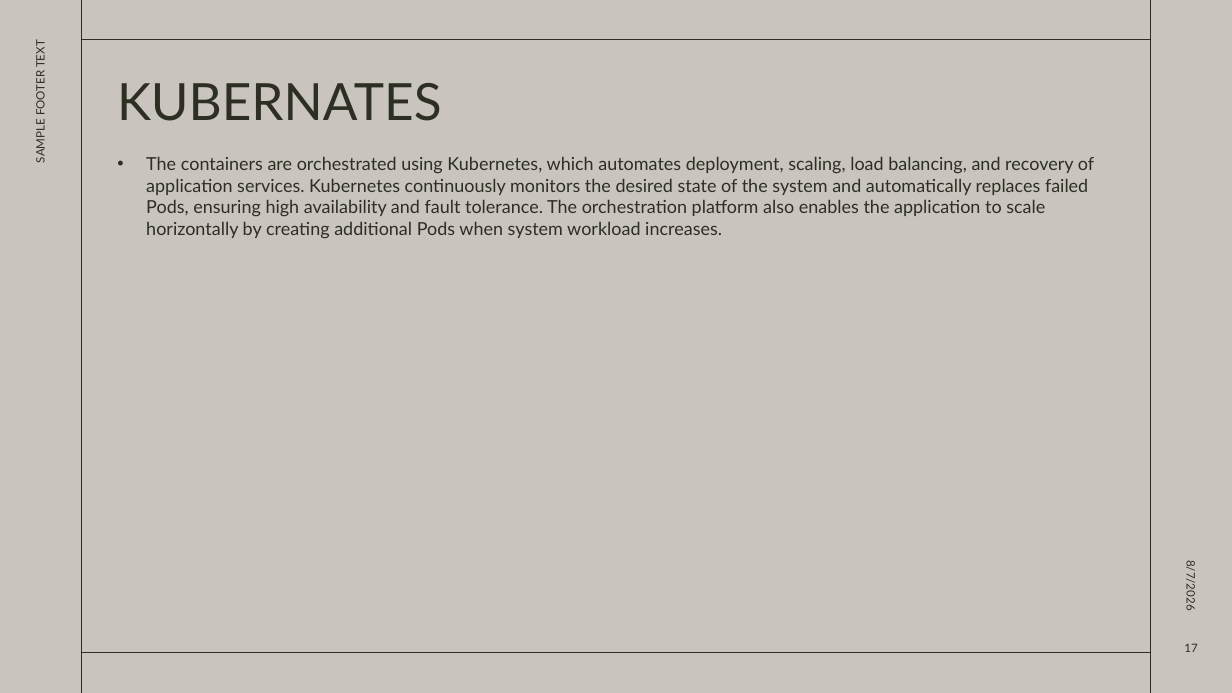
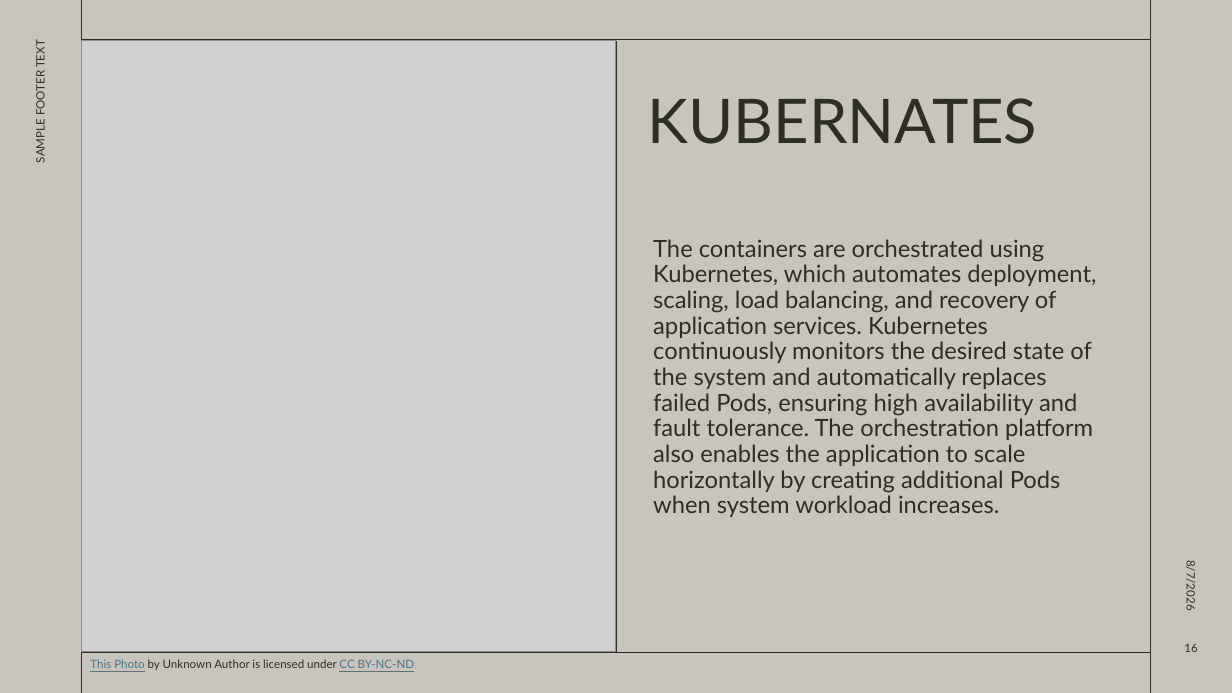
Before and after one commit to cucucumber789-svg/EGT307_T2_Bacon, a slide deck: slide 16 of EGT307 PRESENTATION.pptx (slide 17 before the commit). Drawn at 1232x693 pixels with LibreOffice and Linux fonts; fonts in the diff are those of the drawing; grey boxes stand for pictures. Boxes give left, top, right and bottom in pixels: in the first picture for what was removed or moved away, otherwise in the second. Text is boxed around its words. In the diff, an @@ line names an element or a change of style, - is before the commit and + after.

```diff
--- a/EGT307 PRESENTATION.pptx
+++ b/EGT307 PRESENTATION.pptx
@@ picture added at (81, 41, 616, 653) @@
@@ line added from (616, 41) to (616, 653), #2C2F21 0.5 pt @@
@@ title "KUBERNATES": place and size @@
-title "KUBERNATES" at (117, 83, 442, 121)
+title "KUBERNATES" at (648, 98, 1037, 144)
@@ title "KUBERNATES" at (648, 98, 1037, 144): size 40 to 48 pt; vertical alignment top to bottom @@
@@ text "The containers are orchestrated using ...": place and size @@
-text "The containers are orchestrated using ..." at (146, 157, 1094, 238)
+text "The containers are orchestrated using ..." at (653, 239, 1096, 517)
@@ text "The containers are orchestrated using ..." at (653, 239, 1096, 517): size 14 to 18.5 pt; bullet • to none; line spacing 1 to 0.9 @@
@@ text added at (90, 659, 414, 670), 9 pt, text #2C2F21 @@
+This Photo by Unknown Author is licensed under CC BY-NC-ND
@@ page number at (1184, 643, 1197, 652): text changed @@
-17
+16
```
Also in this commit, not shown: 3 other slides changed, 1 slide removed, 2 other files.
